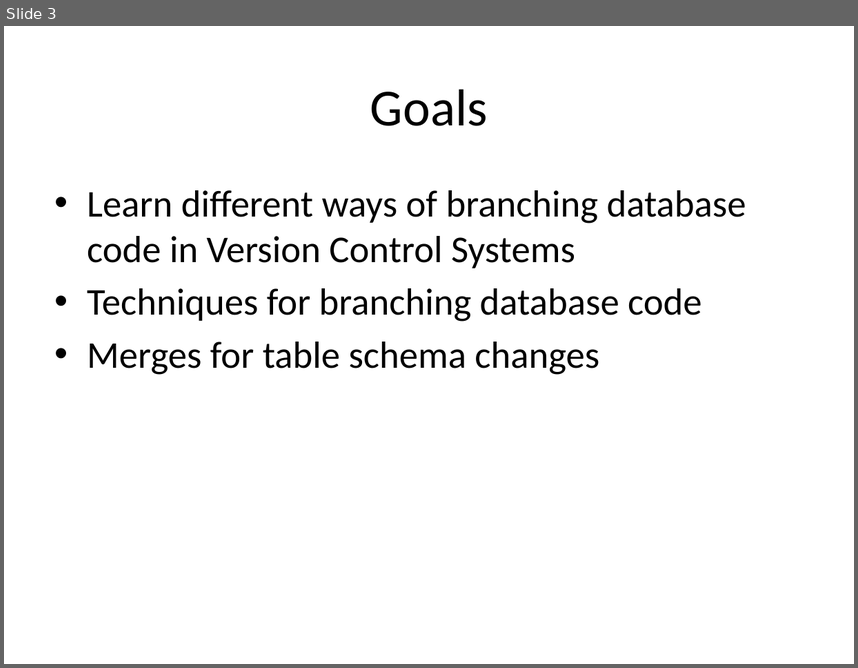
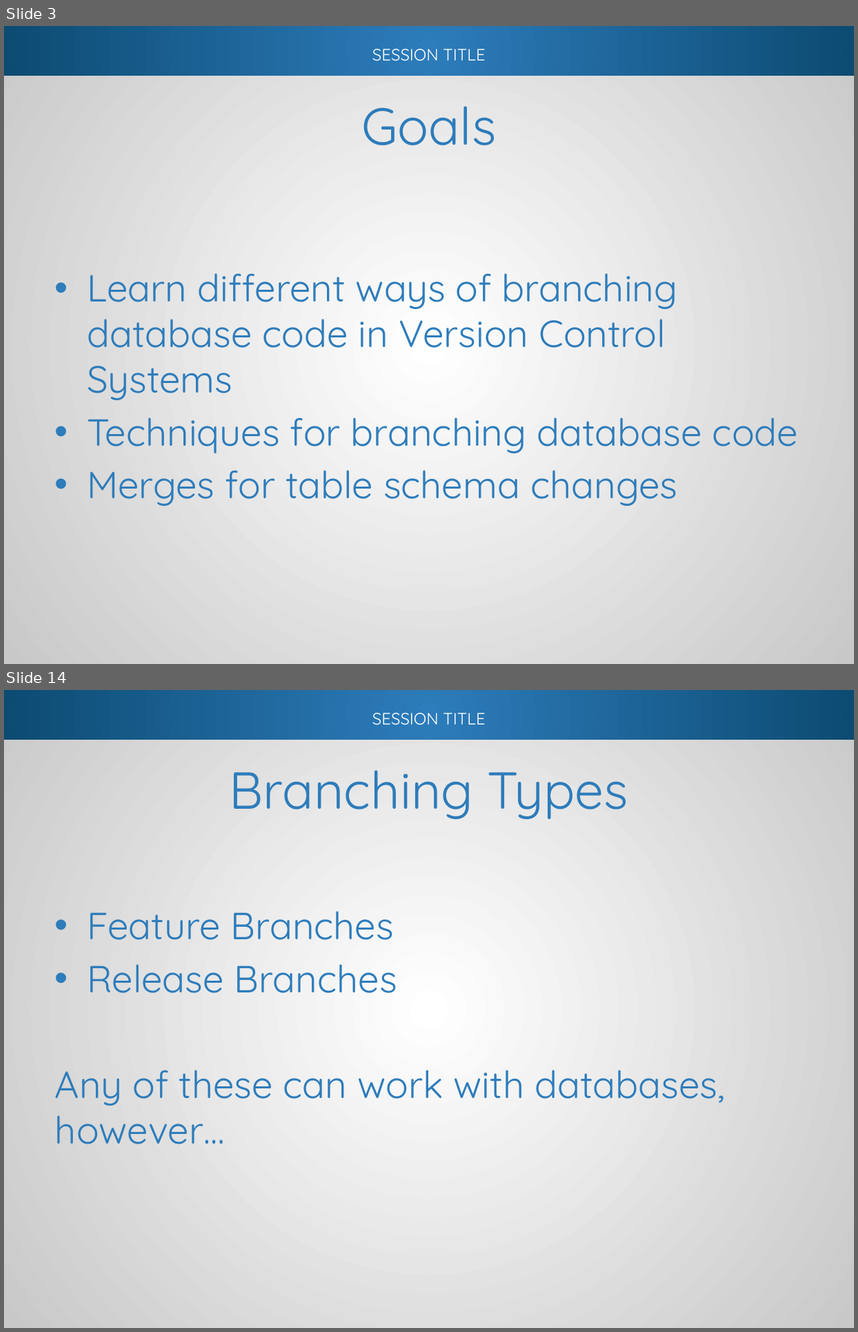
Before and after one commit to way0utwest/Branching-and-Merging-DB-Code, a slide deck: Presentation/BranchMergeDBCode.pptx. Shown one above the other, each under a label of ours: slide 3 before the commit, slides 3 and 14 after it; the slides between them are not shown. The pictures are 858x668 and 858x1332 pixels, drawn with LibreOffice and Linux fonts; fonts in the diff are those of the drawing; background and template pictures are left out. Boxes give left, top, right and bottom in pixels: in the first picture for what was removed or moved away, otherwise in the second. Text is boxed around its words. In the diff, an @@ line names an element or a change of style, - is before the commit and + after.

Commit message:
Added the beginning section that contains the branching types and strategy

```diff
--- a/Presentation/BranchMergeDBCode.pptx
+++ b/Presentation/BranchMergeDBCode.pptx
@@ slide 14 added at [4, 690, 854, 1328], background #FFFFFF; not listed: 3 template elements that a slide beside it also shows @@
@@ title added at [230, 770, 628, 819], 44 pt, text #2D7CBB @@
+Branching Types
@@ text added at [55, 911, 725, 1144], 32 pt, text #2D7CBB @@
+• Feature Branches
+• Release Branches
+Any of these can work with databases, however…
@@ slide 3 changed as well @@
@@ rectangle added at [4, 26, 854, 664], fill gradient #FFFFFF to #C8C8C8 @@
@@ rectangle added at [4, 26, 854, 75], fill gradient #2D7CBB to #0C4B72 @@
@@ text added at [372, 49, 485, 61], 14 pt, text #FFFFFF @@
+SESSION TITLE
@@ title "Goals": place and size @@
-title "Goals" at [370, 89, 488, 126]
+title "Goals" at [361, 106, 496, 145]
@@ title "Goals" at [361, 106, 496, 145]: font Calibri to Quicksand, text colour #000000 to #2D7CBB @@
@@ text "Learn different ways of branching ..." at [87, 273, 798, 506]: font Calibri to Quicksand, text colour #000000 to #2D7CBB; vertical alignment top to middle @@
```
Also in this commit, not shown: 7 other slides changed, 14 other slides added, 1 slide removed.
